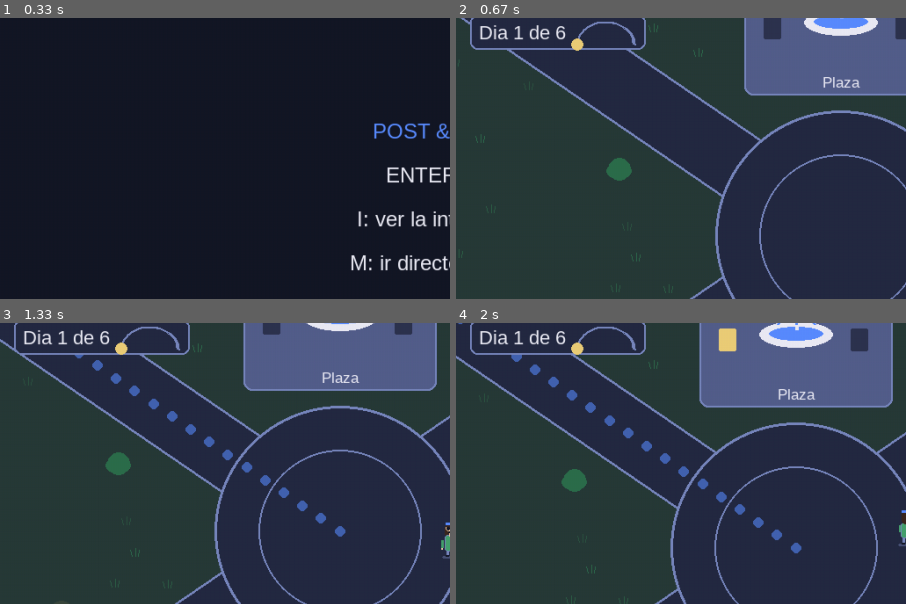
Above: before the commit, frames 1-4 (two rows, left to right).
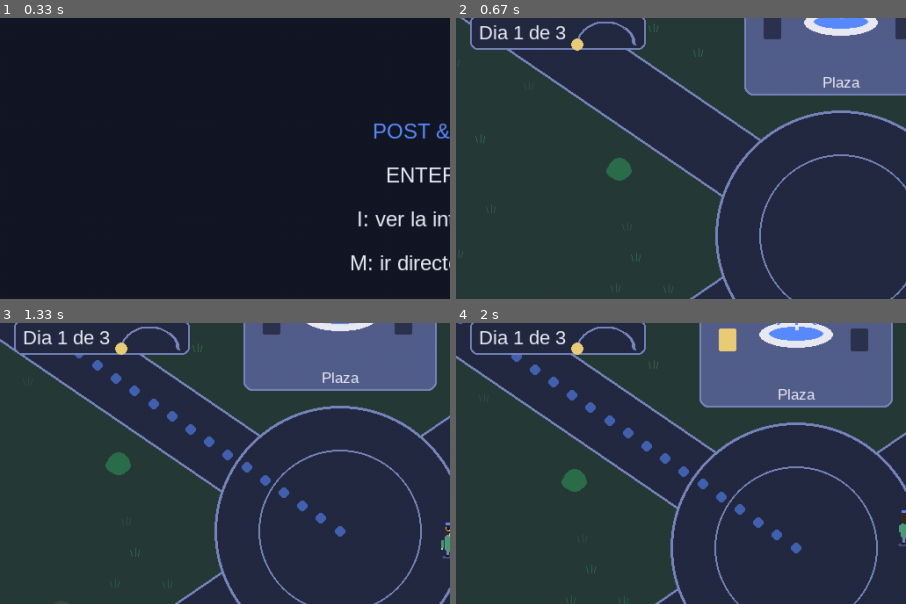
Above: after the commit, the same moments.

Repository: Jsvarela/POST-TRUTH
Game: pygame game, started from src/main.py
Two runs of this game, one before a commit and one after it. Both use one fixed random seed, a clock stepped at 60 frames per second and the inputs below.
Inputs (mouse positions are % of the whole screen's width and height, from its top left):
- Up to frame 1 (0.33 s): no input
- Up to frame 2 (0.67 s): hold M from 0.33 s (still down); hold Right from 0.33 s (still down); move the mouse to (46, 54) at 0.37 s
- Up to frame 3 (1.33 s): release M at 0.8 s; release Right at 0.8 s; tap G at 0.83 s; tap S at 1.17 s
- Up to frame 4 (2 s): tap W at 1.5, 1.9 s; move the mouse to (47, 45) at 1.87 s
The pictures show only the part of the screen within x 0-50%, y 11-61%; the shares and areas given below are measured in that part.

Frame 1 is identical in both runs. In frame 2, less than 0.1% of the frame differs, in the area x 22-25%, y 2-8%; in frame 3, less than 0.1%; in frame 4, less than 0.1%.

Commit message:
Campana de 3 dias de 100 s (unos 6 minutos): crisis de 25 s y los minijuegos cuestan tiempo del dia

Diff:
--- a/src/post_truth/config.py
+++ b/src/post_truth/config.py
@@ -18,7 +18,7 @@
 
 RUTA_EVENTOS = Path(__file__).resolve().parents[2] / "data" / "events.json"
 EVENTOS_POR_PARTIDA = 8
-DIAS_CAMPANA = 6          # dias de la campana; con 6 se usan las 18 publicaciones (2 por dia + 1 crisis viral)
+DIAS_CAMPANA = 3          # dias de la campana (2 publicaciones + 1 crisis viral por dia; maximo 6)
 RUTA_GRAFO_SOCIAL = Path(__file__).resolve().parents[2] / "data" / "grafo_social.json"
 RUTA_GRAFO_CIUDAD = Path(__file__).resolve().parents[2] / "data" / "grafo_ciudad.json"
 RUTA_INTRO = Path(__file__).resolve().parents[2] / "data" / "intro.json"
--- a/src/post_truth/controllers/minijuego_state.py
+++ b/src/post_truth/controllers/minijuego_state.py
@@ -28,6 +28,7 @@
         if self.resultado is not None or self.pausado:
             return
         self.minijuego.update(dt)
+        self.app.partida.transcurrir(dt)   # jugar cuesta tiempo del dia (la pausa lo detiene todo)
         if self.minijuego.terminado:
             self.resultado = self.app.partida.terminar_minijuego()
 
--- a/src/post_truth/models/minijuego.py
+++ b/src/post_truth/models/minijuego.py
@@ -107,7 +107,7 @@
     ("Una cuenta nueva ofrece 'la encuesta real' de la eleccion.",
      ("Busco quien hizo la encuesta", "La publico en mi muro")),
 )
-SEGUNDOS_POR_MENSAJE = 8.0
+SEGUNDOS_POR_MENSAJE = 7.0
 
 
 @registrar
--- a/src/post_truth/sesion.py
+++ b/src/post_truth/sesion.py
@@ -28,11 +28,11 @@
 VERSION = 1
 PRESENTES = 3          # ciudadanos del grafo social en el lugar de la publicacion
 UMBRAL_VIRAL = 300     # likes desde los que una publicacion es viral y se decide con reloj
-TIEMPO_VIRAL = 30.0    # segundos por turno; corren tambien en la calle (buscar evidencia cuesta tiempo)
+TIEMPO_VIRAL = 25.0    # segundos por turno; corren tambien en la calle (buscar evidencia cuesta tiempo)
 AVISO_VENCIDO = "Se te acabo el tiempo: la publicacion siguio circulando sin que nadie la frenara."
 DIAS, NOTICIAS_POR_DIA = DIAS_CAMPANA, 2   # campana: cada dia trae sus noticias y una crisis viral
-DURACION_DIA = 150.0                  # segundos de un dia (corre en la calle y mientras se decide)
-MOMENTO_CRISIS = (0.3, 0.7)           # la crisis aparece entre el 30% y el 70% del dia
+DURACION_DIA = 100.0                  # segundos de un dia (calle, decision y minijuegos): 3 dias = 5 min de reloj
+MOMENTO_CRISIS = (0.2, 0.5)           # la crisis aparece entre el 20% y el 50% del dia (y su reloj cabe en el dia)
 FACTOR_TIEMPO_EXTENDIDO = 1.5         # accesibilidad: dias y relojes mas largos
 
 
